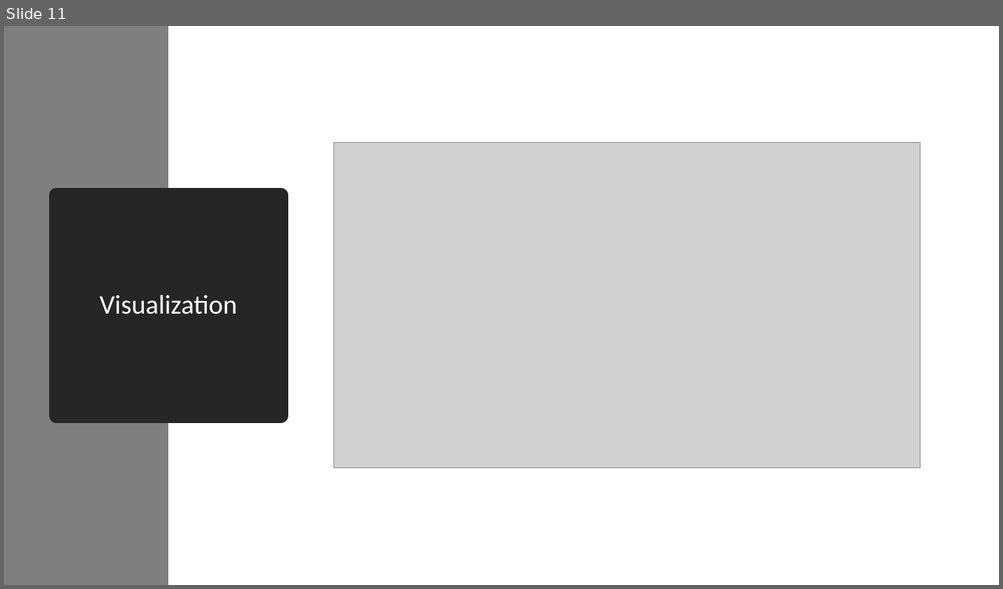
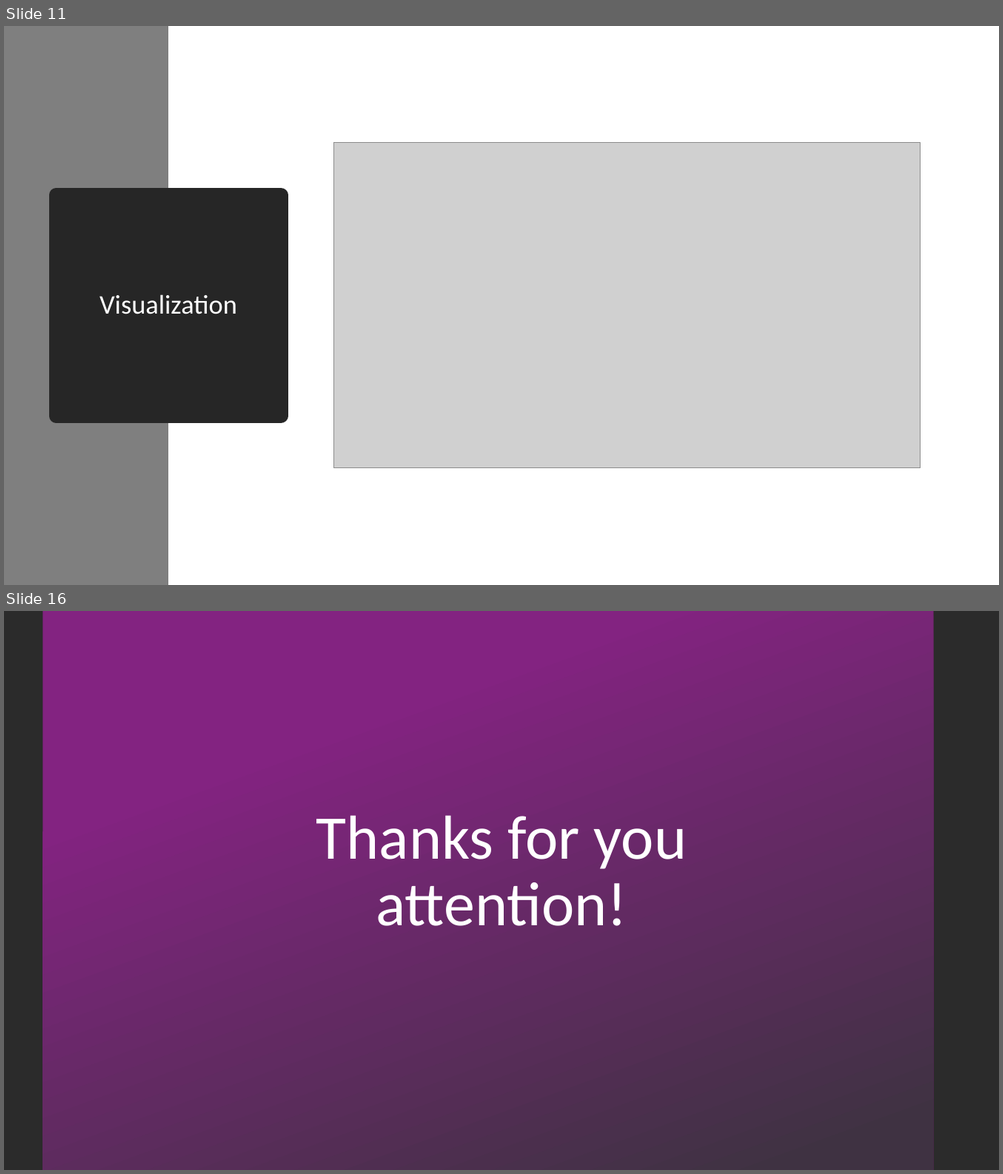
Before and after one commit to elenalazarus/Titanic-ML, a slide deck: titanic.pptx. Shown one above the other, each under a label of ours: slide 11 before the commit, slides 11 and 16 after it; the slides between them are not shown. The pictures are 1003x589 and 1003x1174 pixels, drawn with LibreOffice and Linux fonts; fonts in the diff are those of the drawing; grey boxes stand for pictures; background and template pictures are left out; a plain dark background stands for a picture behind light text. Boxes give left, top, right and bottom in pixels: in the first picture for what was removed or moved away, otherwise in the second. Text is boxed around its words. In the diff, an @@ line names an element or a change of style, - is before the commit and + after.

```diff
--- a/titanic.pptx
+++ b/titanic.pptx
@@ slide 16 added at box(4, 611, 999, 1170), background picture (left out) @@
@@ rectangle added at box(42, 611, 933, 1170), fill gradient #832381 to #3F3242 @@
@@ title added at box(316, 815, 686, 926), 60 pt, text #FFFFFF @@
+Thanks for you attention!
```
Also in this commit, not shown: 4 other slides added, 1 slide removed, 1 other file.
